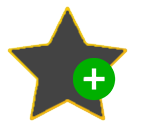
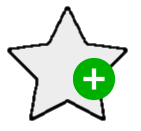
Layered file, before and after one edit (141 × 131). Changes by layer:
hid "Lager 5" over (8, 7, 127, 120)
